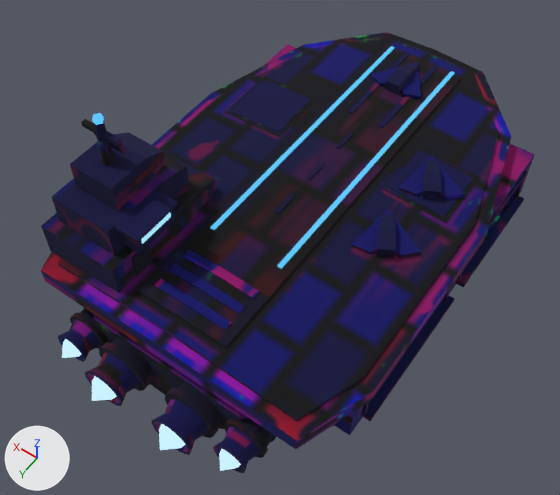
Two versions of the glTF model assets/models/ships/titan_carrier.glb, one commit apart.
Camera for both pictures: a camera (50 mm lens) standing at (-4.24, 7.11, 9.35) and looking at (-0.09, 1.31, 0.23). The lights are fixed; the arrows at lower left show +X, +Y and +Z. The first picture is the older version. Vertices at exactly the same position are counted once.

Objects in the first picture: 'titan_carrier'.
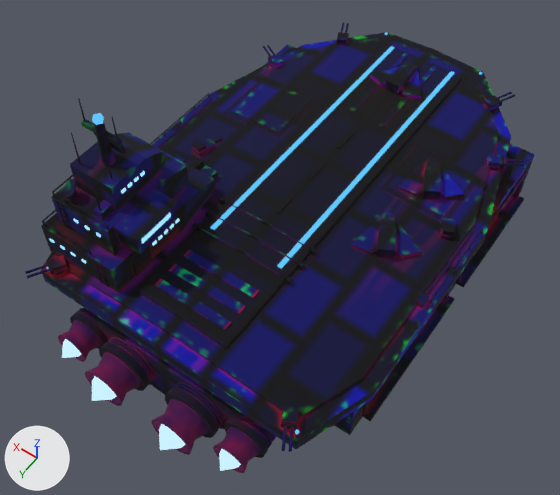
Where the change shows, as pixel boxes [x1, y1, x2, y2] in the pictures (560 x 495 px):
'titan_carrier', reshaped: before [41, 32, 535, 473]; after [25, 23, 535, 473]
part 1 of me_titan_carrier, added: after [337, 32, 348, 45]
part 2 of me_titan_carrier, added: after [483, 96, 501, 111]
part 3 of me_titan_carrier, added: after [42, 221, 90, 252]
part 4 of me_titan_carrier, added: after [52, 175, 73, 192]
part 5 of me_titan_carrier, added: after [65, 199, 106, 225]
part 6 of me_titan_carrier, added: after [25, 93, 317, 452]
part 7 of me_titan_carrier, added: after [372, 211, 483, 386]
part 8 of me_titan_carrier, added: after [263, 23, 388, 68]
part 9 of me_titan_carrier, added: after [479, 72, 524, 171]
part 10 of me_titan_carrier, surface changed: [41, 44, 535, 473] in both

Patch to the scene script:
```diff
--- a/assets/models/ships/titan_carrier.glb.py
+++ b/assets/models/ships/titan_carrier.glb.py
@@ me_titan_carrier @@
 # used by ob_titan_carrier; location = (0.0, 0.0, 0.0)
-me_titan_carrier.from_pydata(...)  # 2136 vertices, 3848 faces; spans x -2.56..2.56, y -4.16..4.67, z -1.23..3.02
+me_titan_carrier.from_pydata(...)  # 3934 vertices, 6748 faces; spans x -2.56..2.56, y -4.16..4.67, z -1.23..3.12
+# me_titan_carrier part 1: the loose piece of 8 vertices spanning x 1.19..1.47, y -3.04..-2.76, z 0.04..0.2 is copied, and the copy is turned 25 degrees about the z axis through its middle and scaled by 0.66, then moved by (0.11, 0.17, 0.72), in mat_titan_carrier_accent; it spans x 1.32..1.56, y -2.86..-2.61, z 0.79..0.9
+# me_titan_carrier part 2: the loose piece of 8 vertices spanning x -1.47..-1.19, y -3.04..-2.76, z 0.04..0.2 is copied, and the copy is turned -25 degrees about the z axis through its middle and scaled by 0.66, then moved by (-0.11, 0.17, 0.72), in mat_titan_carrier_accent; it spans x -1.56..-1.32, y -2.86..-2.61, z 0.79..0.9
+# me_titan_carrier part 3: a new loose piece, a box spanning x 1.35..2.22, y 3.513..3.527, z 1.379..1.393, in mat_titan_carrier_dark
+# me_titan_carrier part 4: a new loose piece, a box spanning x 2.063..2.077, y 2.4..3.32, z 1.879..1.893, in mat_titan_carrier_dark
+# me_titan_carrier part 5: a new loose piece, a box spanning x 1.13..1.85, y 3.313..3.327, z 1.879..1.893, in mat_titan_carrier_dark
+# me_titan_carrier part 6: 1194 vertices added at x -2.21..2.51, y -0.31..4.09, z -0.53..3.12
+# me_titan_carrier part 7: 132 vertices added at x -2.51..-1.93, y -0.31..2.71, z 0.67..0.9
+# me_titan_carrier part 8: 116 vertices added at x 0.9..2.46, y -3.41..-1.47, z 0.68..0.87
+# me_titan_carrier part 9: 116 vertices added at x -2.46..-0.9, y -3.41..-1.47, z 0.68..0.87
+# me_titan_carrier part 10: 3061 kept faces spanning x -2.56..2.56, y -4.16..4.45, z -1.23..2.9 get new texture (UV) coordinates
+# other edits to the shape of me_titan_carrier do not show in these pictures
 me_titan_carrier.materials.append(mat_titan_carrier_hull)
```
